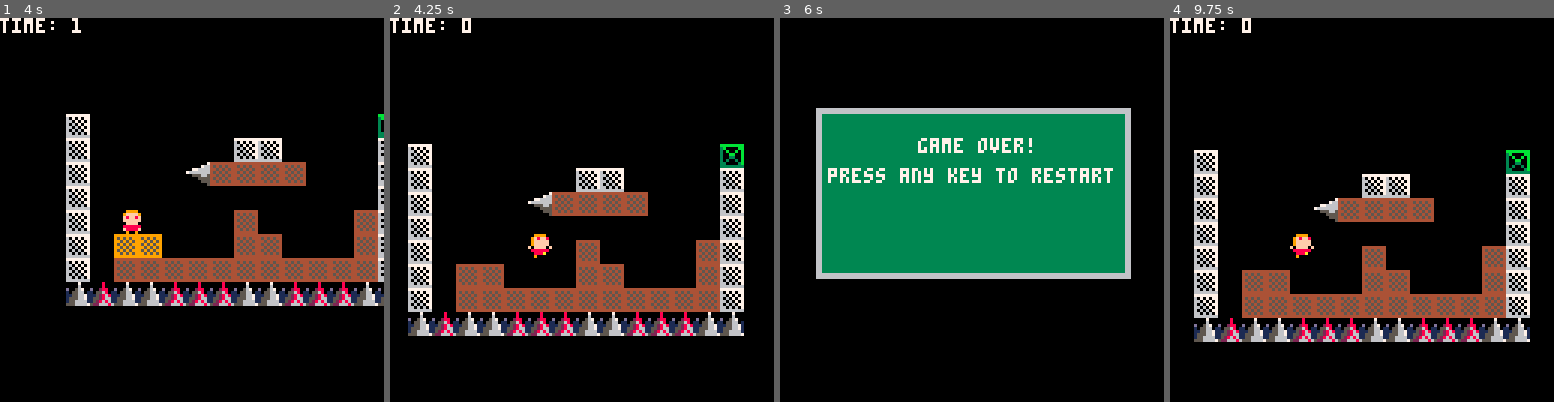
Above: before the commit, frames 1-4 (left to right).
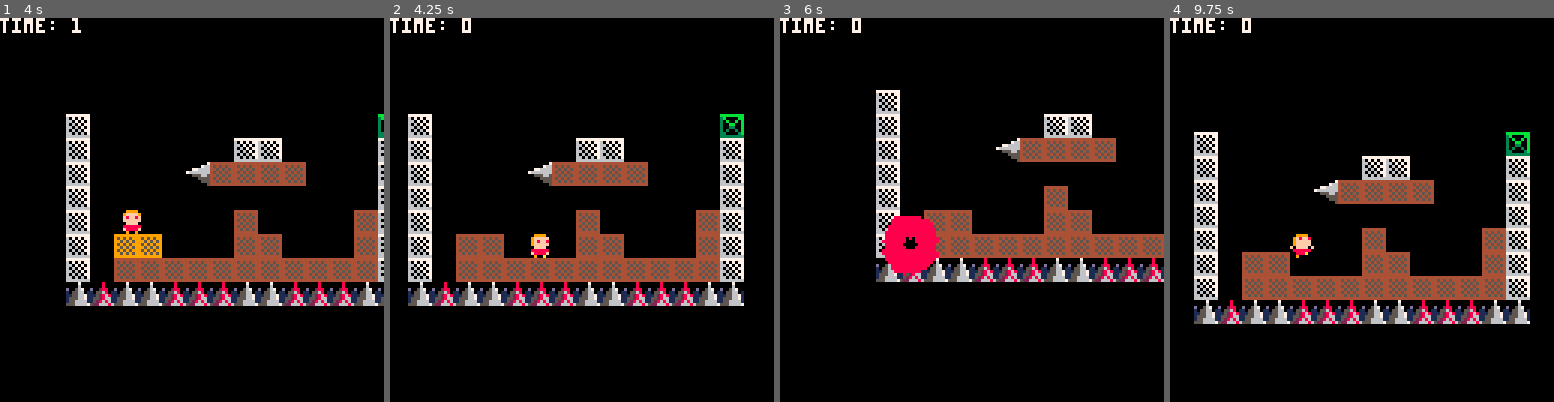
Above: after the commit, the same moments.

Repository: millwardesque/sizzle
Game: PICO-8 cartridge sizzle.p8
The game is run twice, just before and just after one commit, with the same random seed, the same clock (stepped at 60 frames per second) and the same inputs.
Inputs:
- Up to frame 1 (4 s): tap X (X key) at 0.33, 1.07, 1.85, 2.97 s; tap O (Z key) at 0.7, 1.7, 2.1, 2.5, 2.9, 3.3, 3.7 s; hold Right 1.6-2.1 s; hold Up 2.15-2.42 s; hold Right 2.47-3.03 s; hold Left 3.08-3.58 s; hold Down 3.63-3.97 s
- Up to frame 2 (4.25 s): hold Right from 4.02 s (still down); tap X (X key) at 4.08 s; tap O (Z key) at 4.1 s
- Up to frame 3 (6 s): tap O (Z key) every 0.4 s from 4.5 to 5.7 s; release Right at 4.68 s; hold Up 4.73-5.03 s; hold Left 5.08-5.68 s; tap X (X key) at 5.2 s; hold Down from 5.73 s (still down)
- Up to frame 4 (9.75 s): release Down at 6.03 s; hold Right 6.08-6.58 s; tap O (Z key) every 0.4 s from 6.1 to 9.7 s; tap X (X key) every 1.12 s from 6.32 to 9.67 s; hold Right 6.63-7.13 s; hold Up 7.18-7.45 s; hold Right 7.5-8.07 s; hold Left 8.12-8.62 s; hold Down 8.67-9 s; hold Right 9.05-9.72 s

Frame 1 is identical in both runs. In frame 2, 21% of the frame differs, in the area x 4-93%, y 25-83%; in frame 3, 38%, in the area x 0-100%, y 0-69%; in frame 4, 19%.

Commit message:
Finished death animation integration.

Diff:
--- a/game.lua
+++ b/game.lua
@@ -228,6 +228,8 @@
 	new_player.jump_duration = jump_duration
 	new_player.is_on_ground = false
 	new_player.is_jump_held = false
+	new_player.is_dead = false
+	new_player.death_explosion = nil
 
 	-- Animations
 	local player_anims = {
@@ -235,7 +237,7 @@
 		walk = { 2, 3 },
 		jump = { 4 },
 		fall = { 4, 5 },
-		explode = { 7, 7, 8, 8, 9, 9, 10, 10, 11, 11 },
+		dead = { 0 },
 	}
 
 	attach_anim_spr_controller(new_player, 4, player_anims, "idle", 0)
@@ -244,6 +246,17 @@
 	new_player.walk_speed = walk_speed
 	attach_renderable(new_player, sprite)
 	new_player.renderable.draw_order = 1	-- Draw player after other in-game objects
+
+	new_player.init = function(self)
+		self.velocity = make_vec2(0, 0)
+		self.old_position = clone_vec2(self.position)
+		self.is_jumping = false
+		self.jump_elapsed = 0
+		self.is_on_ground = false
+		self.is_jump_held = false
+		self.is_dead = false
+		self.death_explosion = nil
+	end
 
 	new_player.jump = function(self)
 		if not self.is_jumping and self.is_on_ground then
@@ -261,36 +274,43 @@
 
 	-- Update player
 	new_player.update = function (self)
-
-		if (self.is_jumping) then
-			if self.jump_elapsed < self.jump_duration then
-				new_player.velocity += g_physics.gravity * -self.jump_power
-				self.jump_elapsed += 1
-			else
-				self.stop_jump(self)
-			end
-		end
-
-		self.update_physics(self)
-
-		if (not self.is_on_ground) then
-			if self.velocity.x < 0 then
-				self.renderable.flip_x = true
-				set_anim_spr_animation(self.anim_controller, 'fall')
-			elseif self.velocity.x >= 0 then
-				self.renderable.flip_x = false
-				set_anim_spr_animation(self.anim_controller, 'fall')
+		if self.is_dead then
+			if self.death_explosion.is_dead(self.death_explosion) then
+				set_game_state(gameover_state)
 			end
 		else
-			if self.velocity.x < 0 then
-				self.renderable.flip_x = true
-				set_anim_spr_animation(self.anim_controller, 'walk')
-			elseif self.velocity.x > 0 then
-				self.renderable.flip_x = false
-				set_anim_spr_animation(self.anim_controller, 'walk')
-			elseif self.velocity.x == 0 then
-				self.renderable.flip_x = false
-				set_anim_spr_animation(self.anim_controller, 'idle')
+			if (self.is_jumping) then
+				if self.jump_elapsed < self.jump_duration then
+					new_player.velocity += g_physics.gravity * -self.jump_power
+					self.jump_elapsed += 1
+				else
+					self.stop_jump(self)
+				end
+			end
+
+			self.update_physics(self)
+
+			if not self.is_dead then
+				if (not self.is_on_ground) then
+					if self.velocity.x < 0 then
+						self.renderable.flip_x = true
+						set_anim_spr_animation(self.anim_controller, 'fall')
+					elseif self.velocity.x >= 0 then
+						self.renderable.flip_x = false
+						set_anim_spr_animation(self.anim_controller, 'fall')
+					end
+				else
+					if self.velocity.x < 0 then
+						self.renderable.flip_x = true
+						set_anim_spr_animation(self.anim_controller, 'walk')
+					elseif self.velocity.x > 0 then
+						self.renderable.flip_x = false
+						set_anim_spr_animation(self.anim_controller, 'walk')
+					elseif self.velocity.x == 0 then
+						self.renderable.flip_x = false
+						set_anim_spr_animation(self.anim_controller, 'idle')
+					end
+				end
 			end
 		end
 
@@ -333,8 +353,13 @@
 	end
 
 	new_player.kill = function(self)
-		set_game_state(gameover_state)
-		return
+		local explosion_duration = 30 * 1.5
+		local explosion_particles = 50
+		local explosion_speed = 1
+		self.death_explosion = make_particle_system("player-death", self.position, 7, { 7, 7, 8, 9, 10, 11, 11 }, explosion_duration, explosion_particles, explosion_speed)
+		add(g_state.scene, self.death_explosion)
+		set_anim_spr_animation(self.anim_controller, 'dead')
+		self.is_dead = true
 	end
 
 	-- Checks for collisions with the player
@@ -700,6 +725,7 @@
 
 		new_level = self.levels[level_index]
 		self.player.position = make_vec2(new_level.player_start_x, new_level.player_start_y)
+		self.player.init(self.player)
 		self.active_level = level_index
 
 		self.main_camera = make_camera("main", 0, 0, 0, 0, 128, 128)
@@ -760,6 +786,58 @@
 	if g_state ~= nil and g_state.enter then
 		g_state.enter(g_state)
 	end
+end
+
+--
+-- Particle system.
+--
+function make_particle_system(name, position, sprite, animation, lifespan, particle_count, particle_speed)
+	local game_obj = make_game_object(name, position.x, position.y)
+	attach_renderable(game_obj, sprite)
+
+	local anims = {
+		explode = animation,
+	}
+	attach_anim_spr_controller(game_obj, 8, anims, "explode", 0)
+
+	game_obj.particle_system = {
+		particles = {},
+		speed = speed,
+		lifespan = lifespan,
+	}
+
+	for i = 1, particle_count do
+		add(game_obj.particle_system.particles, {
+			position = make_vec2(0, 0),
+			velocity = vec2_normalized(make_vec2(rnd() - 0.5, rnd() - 0.5)) * particle_speed,
+		})
+	end
+
+	game_obj.is_dead = function(self)
+		return self.particle_system.lifespan <= 0
+	end
+
+	game_obj.update = function(self)
+		if self.particle_system.lifespan > 0 then
+			for p in all(self.particle_system.particles) do
+				p.position += p.velocity
+			end
+
+			update_anim_spr_controller(self.anim_controller, self)
+
+			self.particle_system.lifespan -= 1
+		end
+	end
+
+	game_obj.renderable.render = function(self, position)
+		if self.game_obj.particle_system.lifespan > 0 then
+			for p in all(self.game_obj.particle_system.particles) do
+				self.default_render(self, position + p.position)
+			end
+		end
+	end
+
+	return game_obj
 end
 
 --
--- a/sizzle.p8
+++ b/sizzle.p8
@@ -231,6 +231,8 @@
 	new_player.jump_duration = jump_duration
 	new_player.is_on_ground = false
 	new_player.is_jump_held = false
+	new_player.is_dead = false
+	new_player.death_explosion = nil
 
 	-- Animations
 	local player_anims = {
@@ -238,7 +240,7 @@
 		walk = { 2, 3 },
 		jump = { 4 },
 		fall = { 4, 5 },
-		explode = { 7, 7, 8, 8, 9, 9, 10, 10, 11, 11 },
+		dead = { 0 },
 	}
 
 	attach_anim_spr_controller(new_player, 4, player_anims, "idle", 0)
@@ -247,6 +249,17 @@
 	new_player.walk_speed = walk_speed
 	attach_renderable(new_player, sprite)
 	new_player.renderable.draw_order = 1	-- Draw player after other in-game objects
+
+	new_player.init = function(self)
+		self.velocity = make_vec2(0, 0)
+		self.old_position = clone_vec2(self.position)
+		self.is_jumping = false
+		self.jump_elapsed = 0
+		self.is_on_ground = false
+		self.is_jump_held = false
+		self.is_dead = false
+		self.death_explosion = nil
+	end
 
 	new_player.jump = function(self)
 		if not self.is_jumping and self.is_on_ground then
@@ -264,36 +277,43 @@
 
 	-- Update player
 	new_player.update = function (self)
-
-		if (self.is_jumping) then
-			if self.jump_elapsed < self.jump_duration then
-				new_player.velocity += g_physics.gravity * -self.jump_power
-				self.jump_elapsed += 1
-			else
-				self.stop_jump(self)
-			end
-		end
-
-		self.update_physics(self)
-
-		if (not self.is_on_ground) then
-			if self.velocity.x < 0 then
-				self.renderable.flip_x = true
-				set_anim_spr_animation(self.anim_controller, 'fall')
-			elseif self.velocity.x >= 0 then
-				self.renderable.flip_x = false
-				set_anim_spr_animation(self.anim_controller, 'fall')
+		if self.is_dead then
+			if self.death_explosion.is_dead(self.death_explosion) then
+				set_game_state(gameover_state)
 			end
 		else
-			if self.velocity.x < 0 then
-				self.renderable.flip_x = true
-				set_anim_spr_animation(self.anim_controller, 'walk')
-			elseif self.velocity.x > 0 then
-				self.renderable.flip_x = false
-				set_anim_spr_animation(self.anim_controller, 'walk')
-			elseif self.velocity.x == 0 then
-				self.renderable.flip_x = false
-				set_anim_spr_animation(self.anim_controller, 'idle')
+			if (self.is_jumping) then
+				if self.jump_elapsed < self.jump_duration then
+					new_player.velocity += g_physics.gravity * -self.jump_power
+					self.jump_elapsed += 1
+				else
+					self.stop_jump(self)
+				end
+			end
+
+			self.update_physics(self)
+
+			if not self.is_dead then
+				if (not self.is_on_ground) then
+					if self.velocity.x < 0 then
+						self.renderable.flip_x = true
+						set_anim_spr_animation(self.anim_controller, 'fall')
+					elseif self.velocity.x >= 0 then
+						self.renderable.flip_x = false
+						set_anim_spr_animation(self.anim_controller, 'fall')
+					end
+				else
+					if self.velocity.x < 0 then
+						self.renderable.flip_x = true
+						set_anim_spr_animation(self.anim_controller, 'walk')
+					elseif self.velocity.x > 0 then
+						self.renderable.flip_x = false
+						set_anim_spr_animation(self.anim_controller, 'walk')
+					elseif self.velocity.x == 0 then
+						self.renderable.flip_x = false
+						set_anim_spr_animation(self.anim_controller, 'idle')
+					end
+				end
 			end
 		end
 
@@ -336,8 +356,13 @@
 	end
 
 	new_player.kill = function(self)
-		set_game_state(gameover_state)
-		return
+		local explosion_duration = 30 * 1.5
+		local explosion_particles = 50
+		local explosion_speed = 1
+		self.death_explosion = make_particle_system("player-death", self.position, 7, { 7, 7, 8, 9, 10, 11, 11 }, explosion_duration, explosion_particles, explosion_speed)
+		add(g_state.scene, self.death_explosion)
+		set_anim_spr_animation(self.anim_controller, 'dead')
+		self.is_dead = true
 	end
 
 	-- Checks for collisions with the player
@@ -703,6 +728,7 @@
 
 		new_level = self.levels[level_index]
 		self.player.position = make_vec2(new_level.player_start_x, new_level.player_start_y)
+		self.player.init(self.player)
 		self.active_level = level_index
 
 		self.main_camera = make_camera("main", 0, 0, 0, 0, 128, 128)
@@ -763,6 +789,58 @@
 	if g_state ~= nil and g_state.enter then
 		g_state.enter(g_state)
 	end
+end
+
+--
+-- Particle system.
+--
+function make_particle_system(name, position, sprite, animation, lifespan, particle_count, particle_speed)
+	local game_obj = make_game_object(name, position.x, position.y)
+	attach_renderable(game_obj, sprite)
+
+	local anims = {
+		explode = animation,
+	}
+	attach_anim_spr_controller(game_obj, 8, anims, "explode", 0)
+
+	game_obj.particle_system = {
+		particles = {},
+		speed = speed,
+		lifespan = lifespan,
+	}
+
+	for i = 1, particle_count do
+		add(game_obj.particle_system.particles, {
+			position = make_vec2(0, 0),
+			velocity = vec2_normalized(make_vec2(rnd() - 0.5, rnd() - 0.5)) * particle_speed,
+		})
+	end
+
+	game_obj.is_dead = function(self)
+		return self.particle_system.lifespan <= 0
+	end
+
+	game_obj.update = function(self)
+		if self.particle_system.lifespan > 0 then
+			for p in all(self.particle_system.particles) do
+				p.position += p.velocity
+			end
+
+			update_anim_spr_controller(self.anim_controller, self)
+
+			self.particle_system.lifespan -= 1
+		end
+	end
+
+	game_obj.renderable.render = function(self, position)
+		if self.game_obj.particle_system.lifespan > 0 then
+			for p in all(self.game_obj.particle_system.particles) do
+				self.default_render(self, position + p.position)
+			end
+		end
+	end
+
+	return game_obj
 end
 
 --
@@ -1154,10 +1232,10 @@
 __gfx__
 00000000009999000099990000999900009999000099990000999900008888000000000000000000000000000000000000000000000000000000000000000000
 0000000009ffff9009fffff009fffff009f8ff8009f8ff8009f8ff80088888800008800000000000000000000000000000000000000000000000000000000000
-007007000f8ff8f009f8ff8009f8ff8009fffff009fffff009fffff0088888800088880000099000000000000000000000000000000000000000000000000000
-000770000ffffff009fffff009fffff009fffff009fffff009fffff0088888800888888000999900000aa0000005500000000000000000000000000000000000
-0007700000ffff0000ffff0000ffff00f0ffff0f00ffff00f0ffff0f808888080888888000999900000aa0000005500000000000000000000000000000000000
-00700700088888800888888008888880088888800888888008888880088888800088880000099000000000000000000000000000000000000000000000000000
+000000000f8ff8f009f8ff8009f8ff8009fffff009fffff009fffff0088888800088880000099000000000000000000000000000000000000000000000000000
+000000000ffffff009fffff009fffff009fffff009fffff009fffff0088888800888888000999900000aa0000005500000000000000000000000000000000000
+0000000000ffff0000ffff0000ffff00f0ffff0f00ffff00f0ffff0f808888080888888000999900000aa0000005500000000000000000000000000000000000
+00000000088888800888888008888880088888800888888008888880088888800088880000099000000000000000000000000000000000000000000000000000
 000000000f8888f00f8888f00f8888f000888a00f0888a0f00888a00008888000008800000000000000000000000000000000000000000000000000000000000
 000000000090090000900a0000a00900009000000090000000900000008000000000000000000000000000000000000000000000000000000000000000000000
 4444444499999999aaaaaaaabbbbbbbb777777770000000000000000000000000000000000000000000000000000000000000000000000000000000000000000
Not shown, changed: readme.md
